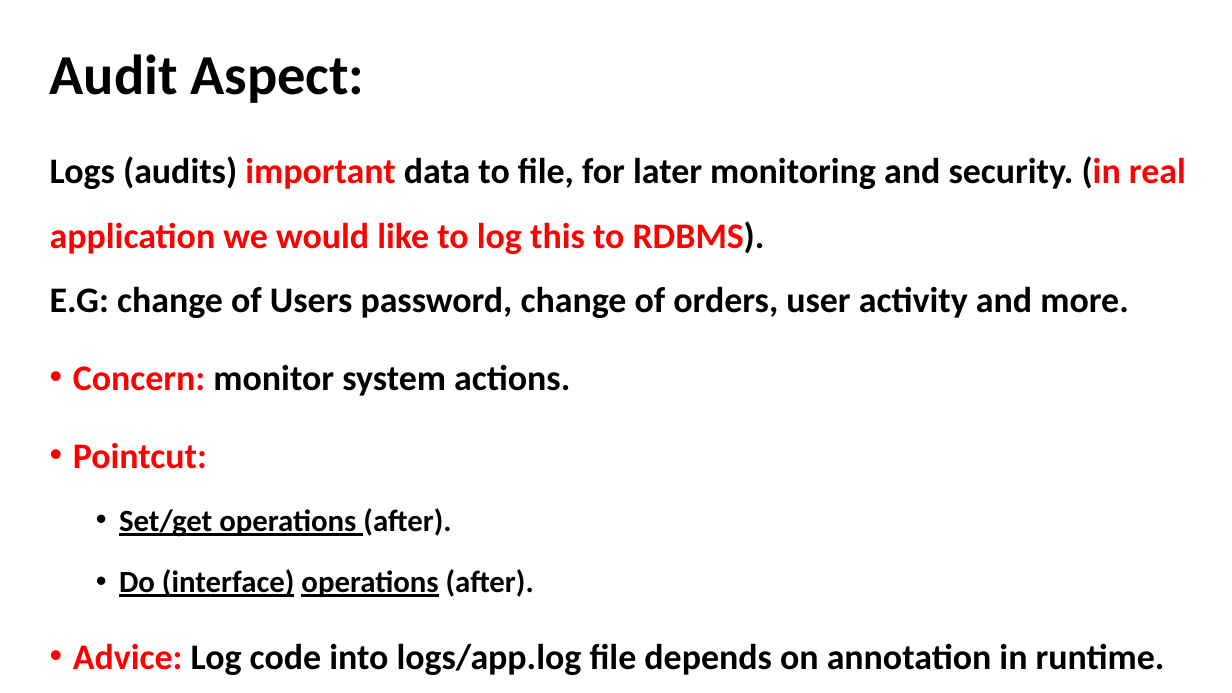
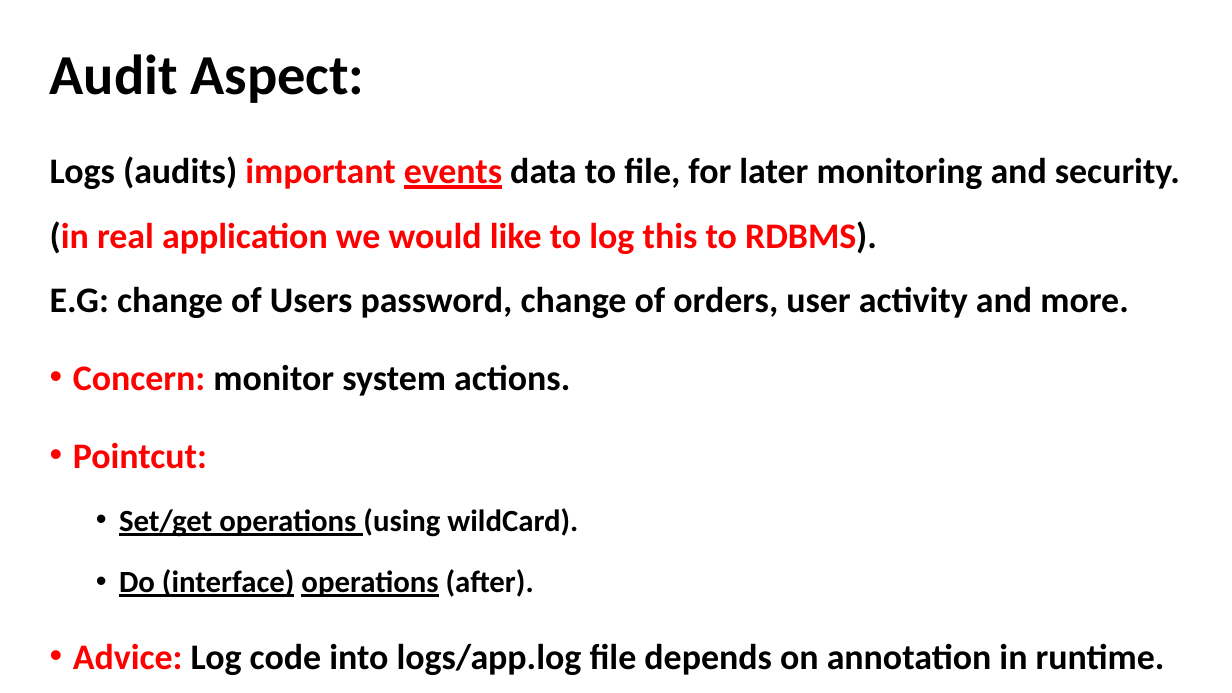
Before and after one commit to akotek/AOP, a slide deck: slide 18 of src/Final Project Presentation.pptx (slide 15 before the commit). Drawn at 1232x693 pixels with LibreOffice and Linux fonts; fonts in the diff are those of the drawing. Boxes give left, top, right and bottom in pixels: in the first picture for what was removed or moved away, otherwise in the second. Text is boxed around its words. In the diff, an @@ line names an element or a change of style, - is before the commit and + after.

```diff
--- a/src/Final Project Presentation.pptx
+++ b/src/Final Project Presentation.pptx
@@ text at (50, 156, 1180, 254): text changed; text colour #000000 to #FF0000 @@
-Logs (audits) important data to file, for later monitoring and security. (in real application we would like to log this to RDBMS).
+Logs (audits) important events data to file, for later monitoring and security. (in real application we would like to log this to RDBMS).
@@ text at (119, 508, 578, 537): text changed @@
-  • Set/get operations (after).
+  • Set/get operations (using wildCard).
```
Also in this commit, not shown: 17 other slides changed, 6 slides added, 2 slides removed, 5 other files.
